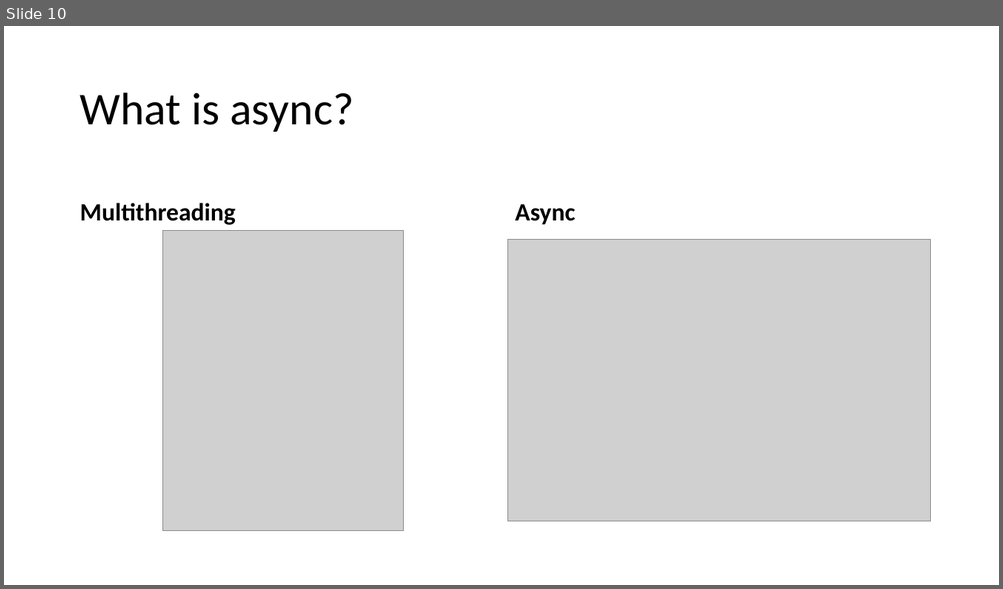
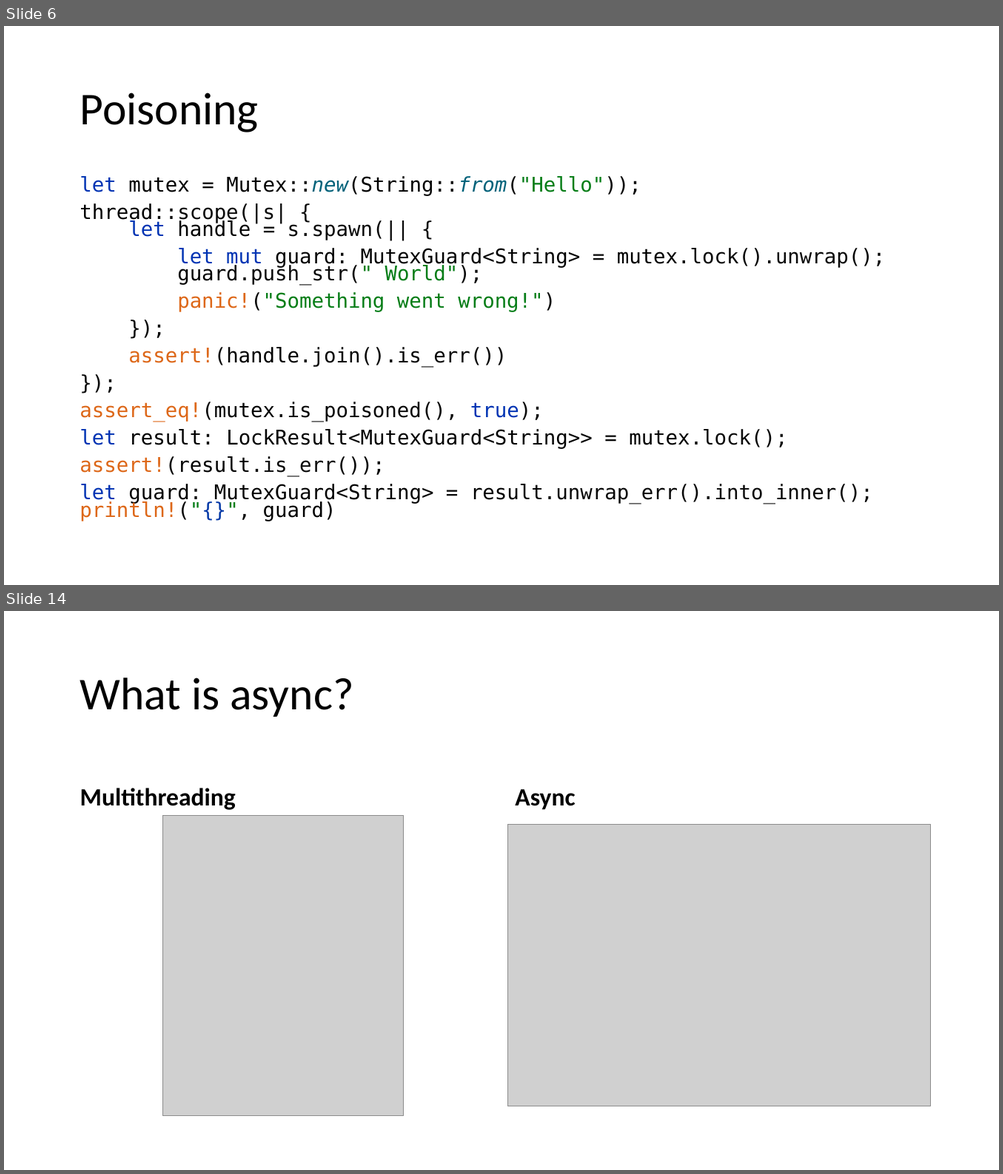
Before and after one commit to kugushev/course-rust-basics, a slide deck: src/12-Async/12-Async&Tests.pptx. Shown one above the other, each under a label of ours: slide 10 before the commit, slides 6 and 14 after it; the slides between them are not shown. The pictures are 1003x589 and 1003x1174 pixels, drawn with LibreOffice and Linux fonts; fonts in the diff are those of the drawing; grey boxes stand for pictures. Boxes give left, top, right and bottom in pixels: in the first picture for what was removed or moved away, otherwise in the second. Text is boxed around its words. In the diff, an @@ line names an element or a change of style, - is before the commit and + after.

```diff
--- a/src/12-Async/12-Async&Tests.pptx
+++ b/src/12-Async/12-Async&Tests.pptx
@@ slide 6 added at (x1=4, y1=26, x2=999, y2=585), background #FFFFFF @@
@@ title added at (x1=79, y1=93, x2=258, y2=133), 44 pt, text #000000 @@
+Poisoning
@@ text added at (x1=79, y1=176, x2=885, y2=522), 19.6 pt, text #080808 @@
+let mutex = Mutex::new(String::from("Hello"));
+thread::scope(|s| {
+let handle = s.spawn(|| {
+let mut guard: MutexGuard<String> = mutex.lock().unwrap();
+guard.push_str(" World");
+panic!("Something went wrong!")
+});
+assert!(handle.join().is_err())
+});
+assert_eq!(mutex.is_poisoned(), true);
+let result: LockResult<MutexGuard<String>> = mutex.lock();
+assert!(result.is_err());
+let guard: MutexGuard<String> = result.unwrap_err().into_inner();
+println!("{}", guard)
@@ what was slide 10 is now slide 14 @@
```
Also in this commit, not shown: 1 slide changed, 25 other slides added, 2 slides removed, 1 other file.
